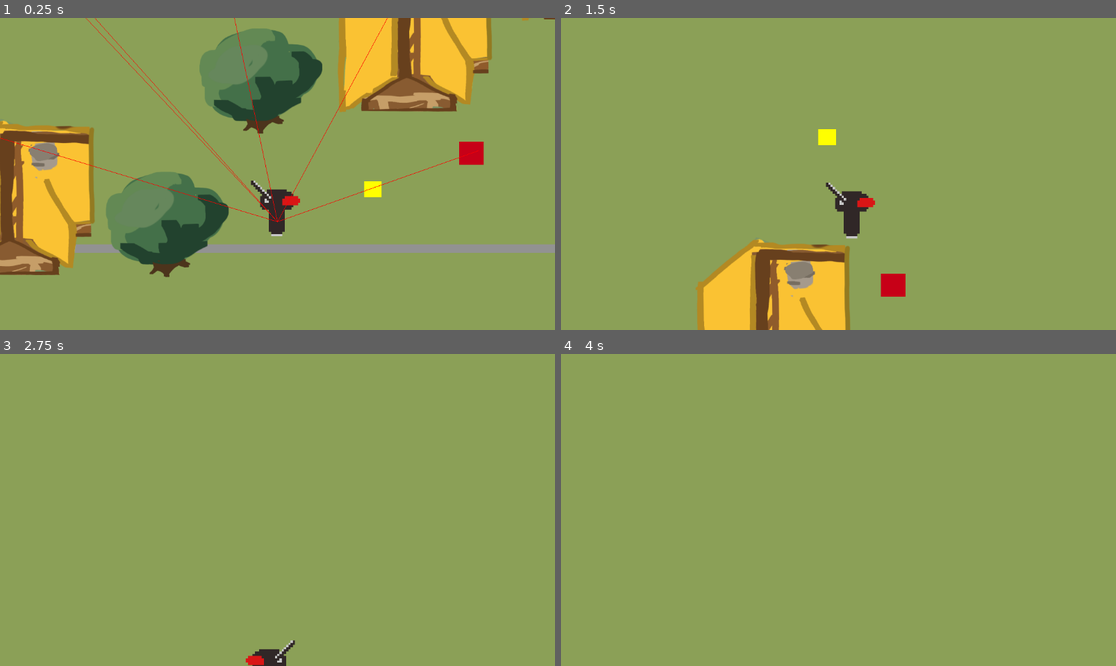
Above: before the commit, frames 1-4 (two rows, left to right).
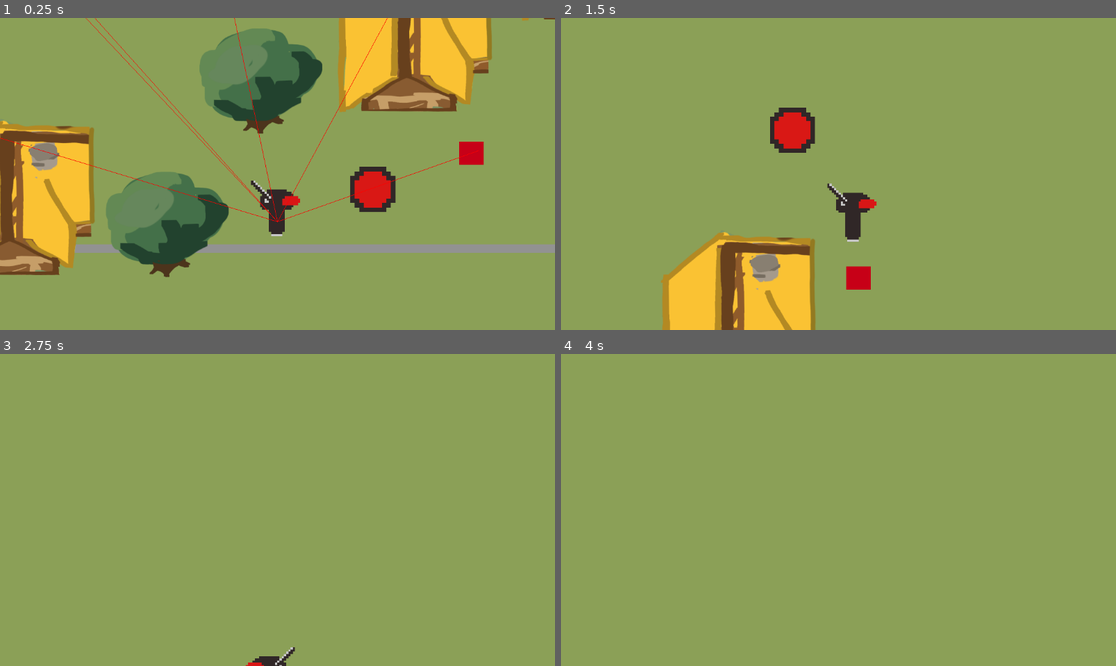
Above: after the commit, the same moments.

Repository: sophieTheProgrammer/queblejam
Game: Godot game, scene res://scenes/level_first.tscn
Same seed, same stepped clock (60 frames per second), same inputs: the game is played once before the commit and once after it.
Inputs:
- Up to frame 1 (0.25 s): no input
- Up to frame 2 (1.5 s): hold Right (Right) from 0.53 s (still down); tap Space (Jump) at 0.77 s
- Up to frame 3 (2.75 s): tap Space (Jump) at 1.52 s; release Right (Right) at 2.03 s; hold Left (Left) from 2.03 s (still down)
- Up to frame 4 (4 s): release Left (Left) at 2.78 s; hold Right (Right) from 2.78 s (still down); tap Space (Jump) at 3.02, 3.77 s; tap Enter at 3.5 s

The runs differ from the first frame. In frame 1, 1.0% of the frame differs, in the area x 63-72%, y 47-63%; in frame 2, 9.8%, in the area x 18-63%, y 28-100%; in frame 3, 0.3%; in frame 4, nothing differs.

Commit message:
portal art

Diff:
--- a/scenes/level_1.tscn
+++ b/scenes/level_1.tscn
@@ -16,7 +16,7 @@
 distance = -40.0
 
 [sub_resource type="WorldBoundaryShape2D" id="WorldBoundaryShape2D_pa8r4"]
-distance = -764.0001
+distance = -1751.0
 
 [sub_resource type="WorldBoundaryShape2D" id="WorldBoundaryShape2D_15mv3"]
 normal = Vector2(0.00028341007, -0.99999994)
@@ -29,10 +29,10 @@
 navigation_polygon = SubResource("NavigationPolygon_4nkto")
 
 [node name="player" parent="." unique_id=575009404 instance=ExtResource("2_pa8r4")]
-position = Vector2(6326, -1474)
+position = Vector2(507, -3214)
 
 [node name="portal" parent="." unique_id=452576932 instance=ExtResource("4_e3sih")]
-position = Vector2(-393, -3445)
+position = Vector2(-455, -3604)
 DESTINATION = 2
 
 [node name="StaticBody2D" type="StaticBody2D" parent="." unique_id=1034328894]
--- a/scenes/portal.tscn
+++ b/scenes/portal.tscn
@@ -1,19 +1,41 @@
 [gd_scene format=3 uid="uid://c8nmx000lemsv"]
 
 [ext_resource type="Script" uid="uid://cihsstjtna3kd" path="res://scripts/portal.gd" id="1_v0xau"]
+[ext_resource type="Texture2D" uid="uid://bj5sjhhwdggeq" path="res://art/portal.PNG" id="2_1ffj6"]
+
+[sub_resource type="AtlasTexture" id="AtlasTexture_1ffj6"]
+atlas = ExtResource("2_1ffj6")
+region = Rect2(0, 0, 16, 16)
+
+[sub_resource type="AtlasTexture" id="AtlasTexture_jr6l0"]
+atlas = ExtResource("2_1ffj6")
+region = Rect2(16, 0, 16, 16)
+
+[sub_resource type="SpriteFrames" id="SpriteFrames_d4jfq"]
+animations = [{
+"frames": [{
+"duration": 1.0,
+"texture": SubResource("AtlasTexture_1ffj6")
+}, {
+"duration": 1.0,
+"texture": SubResource("AtlasTexture_jr6l0")
+}],
+"loop": true,
+"name": &"default",
+"speed": 1.0
+}]
 
 [sub_resource type="CircleShape2D" id="CircleShape2D_ppl40"]
-radius = 42.0119
+radius = 144.0
 
 [node name="portal" type="Node2D" unique_id=452576932]
 script = ExtResource("1_v0xau")
 
-[node name="ColorRect" type="ColorRect" parent="." unique_id=1470417296]
-offset_left = -43.0
-offset_top = -42.0
-offset_right = 48.0
-offset_bottom = 40.0
-color = Color(1, 1, 0, 1)
+[node name="AnimatedSprite2D" type="AnimatedSprite2D" parent="." unique_id=1907998411]
+position = Vector2(2, 0)
+scale = Vector2(23.4375, 23.4375)
+sprite_frames = SubResource("SpriteFrames_d4jfq")
+autoplay = "default"
 
 [node name="Area2D" type="Area2D" parent="." unique_id=1274837443]
 collision_layer = 4
Binary file added: art/portal.PNG
Not shown, added: art/portal.PNG.import
